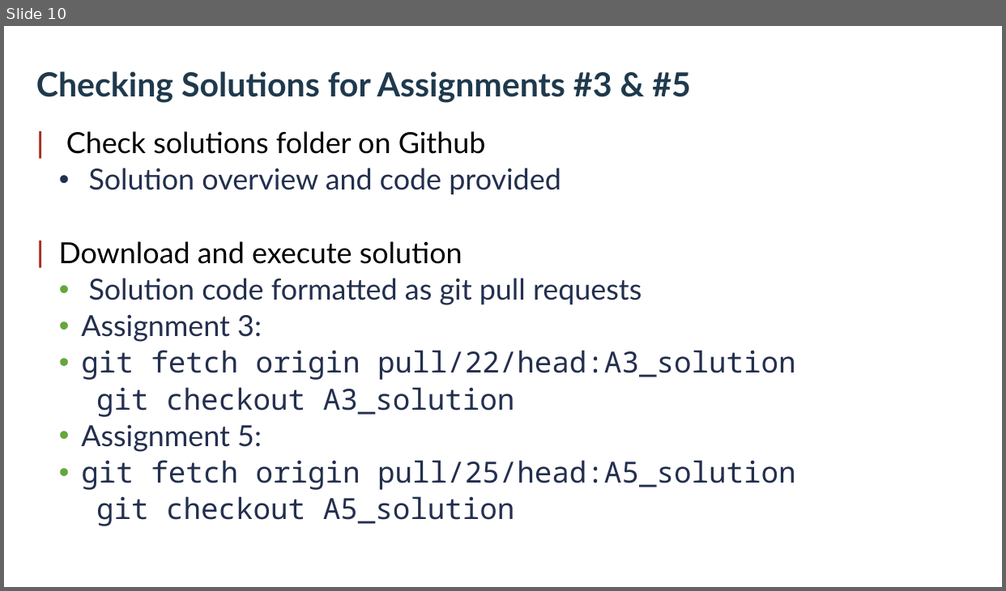
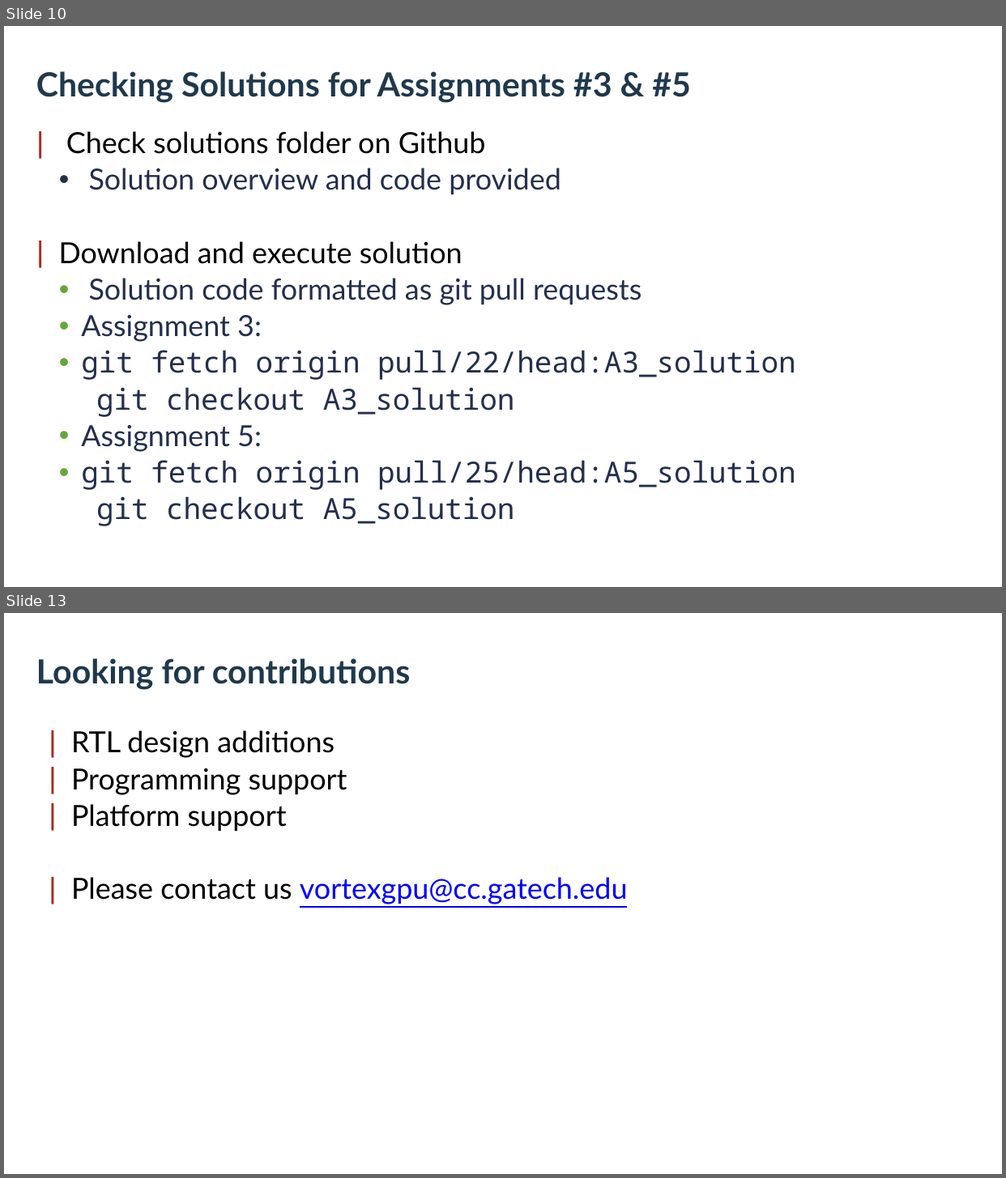
Before and after one commit to vortexgpgpu/vortex_tutorials, a slide deck: Slides_MICRO55/6.vortex_hands_on.pptx. Shown one above the other, each under a label of ours: slide 10 before the commit, slides 10 and 13 after it; the slides between them are not shown. The pictures are 1006x591 and 1006x1178 pixels, drawn with LibreOffice and Linux fonts; fonts in the diff are those of the drawing; background and template pictures are left out. Boxes give left, top, right and bottom in pixels: in the first picture for what was removed or moved away, otherwise in the second. Text is boxed around its words. In the diff, an @@ line names an element or a change of style, - is before the commit and + after.

```diff
--- a/Slides_MICRO55/6.vortex_hands_on.pptx
+++ b/Slides_MICRO55/6.vortex_hands_on.pptx
@@ slide 13 added at [4,613,1002,1174], background picture (left out) @@
@@ text added at [36,658,411,690], 32 pt, text #1F394D, bold @@
+Looking for contributions
@@ text added at [71,730,628,905], 28 pt, text #000000 @@
+| RTL design additions
+| Programming support
+| Platform support
+| Please contact us vortexgpu@cc.gatech.edu
```
Also in this commit, not shown: 2 slides changed, 2 other slides added, 1 other file.
